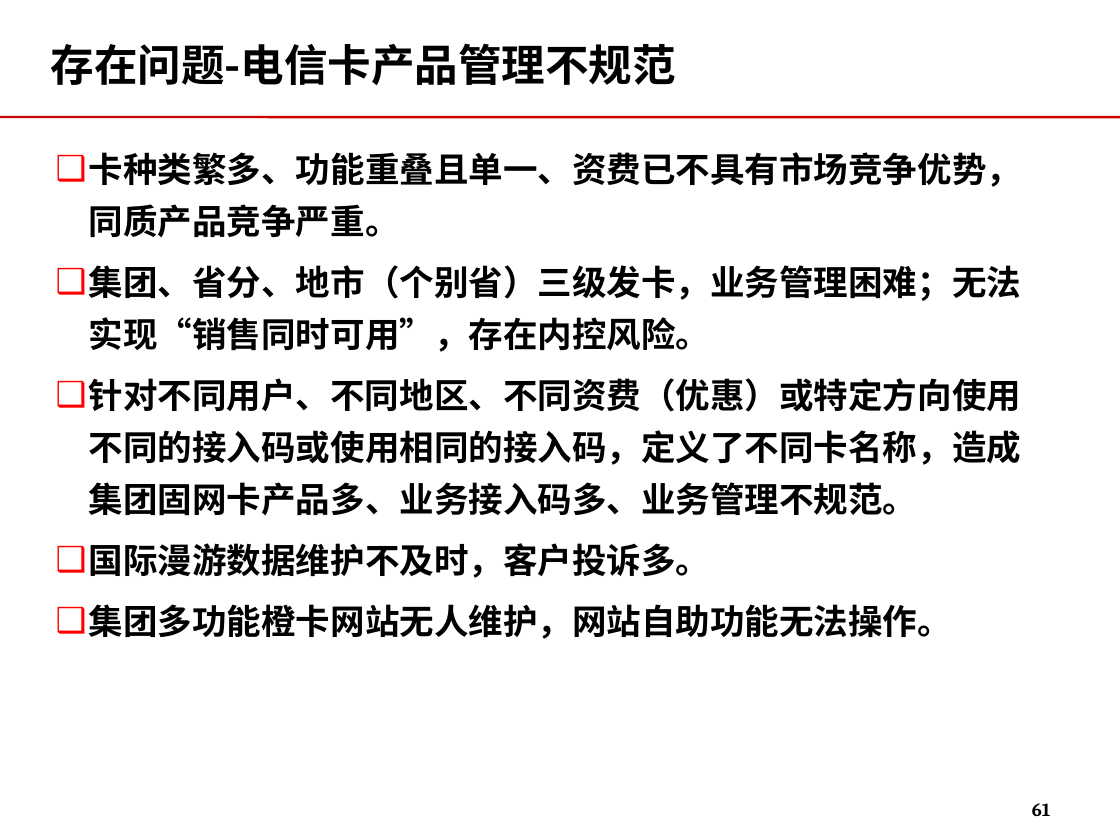
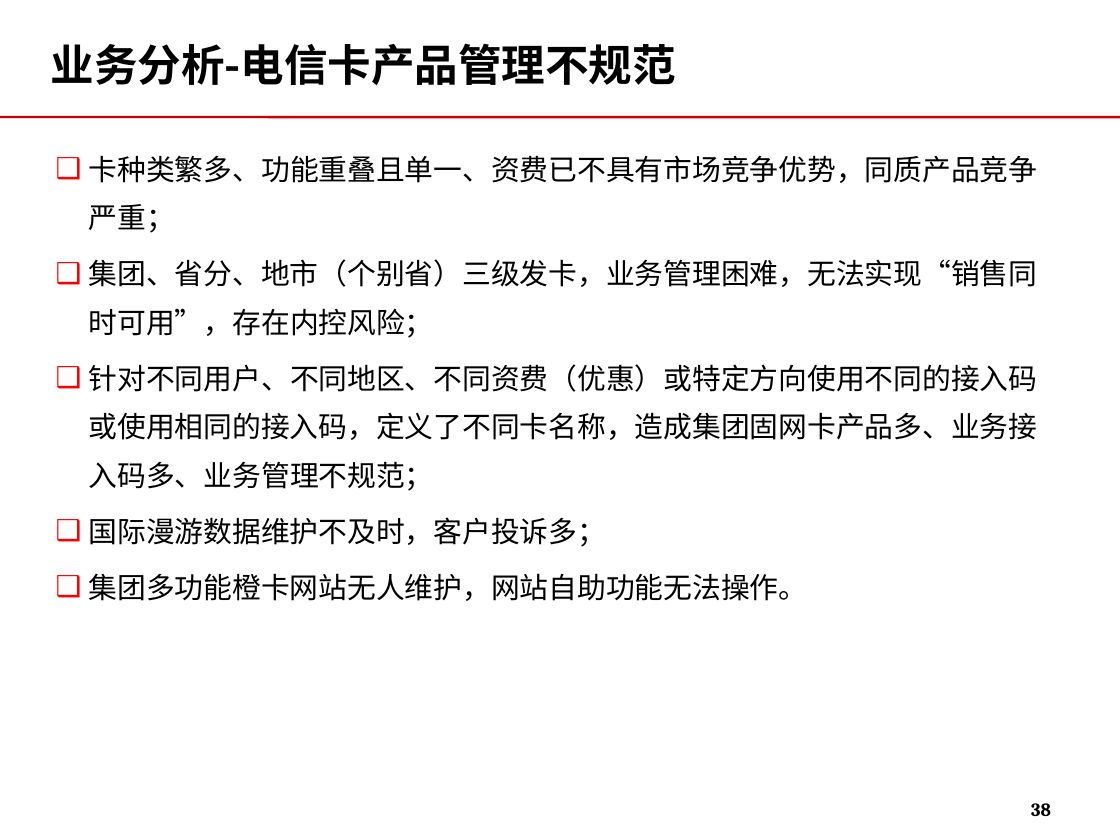
Before and after one commit to momo1101/unicardsrch, a slide deck: slide 38 of 软课题文本/软课题-中国联通电信卡业务及策略研究.ppt (slide 61 before the commit). Drawn at 1120x840 pixels with LibreOffice and Linux fonts; fonts in the diff are those of the drawing; background and template pictures are left out. Boxes give left, top, right and bottom in pixels: in the first picture for what was removed or moved away, otherwise in the second. Text is boxed around its words. In the diff, an @@ line names an element or a change of style, - is before the commit and + after.

```diff
--- a/软课题文本/软课题-中国联通电信卡业务及策略研究.ppt
+++ b/软课题文本/软课题-中国联通电信卡业务及策略研究.ppt
@@ title at (x1=51, y1=43, x2=676, y2=85): text changed @@
-存在问题-电信卡产品管理不规范
+业务分析-电信卡产品管理不规范
@@ text at (x1=89, y1=155, x2=1038, y2=547): text changed; size 22.2 to 18.5 pt; bold off @@
-❑ 卡种类繁多、功能重叠且单一、资费已不具有市场竞争优势，同质产品竞争严重。
-❑ 集团、省分、地市（个别省）三级发卡，业务管理困难；无法实现“销售同时可用”，存在内控风险。
-❑ 针对不同用户、不同地区、不同资费（优惠）或特定方向使用不同的接入码或使用相同的接入码，定义了不同卡名称，造成集团固网卡产品多、业务接入码多、业务管理不规范。
-❑ 国际漫游数据维护不及时，客户投诉多。
+❑ 卡种类繁多、功能重叠且单一、资费已不具有市场竞争优势，同质产品竞争严重；
+❑ 集团、省分、地市（个别省）三级发卡，业务管理困难，无法实现“销售同时可用”，存在内控风险；
+❑ 针对不同用户、不同地区、不同资费（优惠）或特定方向使用不同的接入码或使用相同的接入码，定义了不同卡名称，造成集团固网卡产品多、业务接入码多、业务管理不规范；
+❑ 国际漫游数据维护不及时，客户投诉多；
@@ text at (x1=89, y1=573, x2=808, y2=601): size 22.2 to 18.5 pt, bold off in "集团多功能橙卡网站无人维护，网站自助功能无法操作。"; line spacing 1.25 to 1.4; less space between paragraphs @@
@@ page number at (x1=1031, y1=803, x2=1051, y2=816): text changed @@
-61
+38
```
Also in this commit, not shown: 37 other slides changed, 3 slides added, 27 slides removed.
